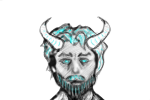
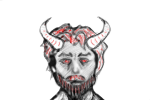
Revision of a layered 150 x 100 image; what changed, layer by layer:
renamed "Calque 8" to "Calque 9", painted on it over [43, 24, 109, 95]
